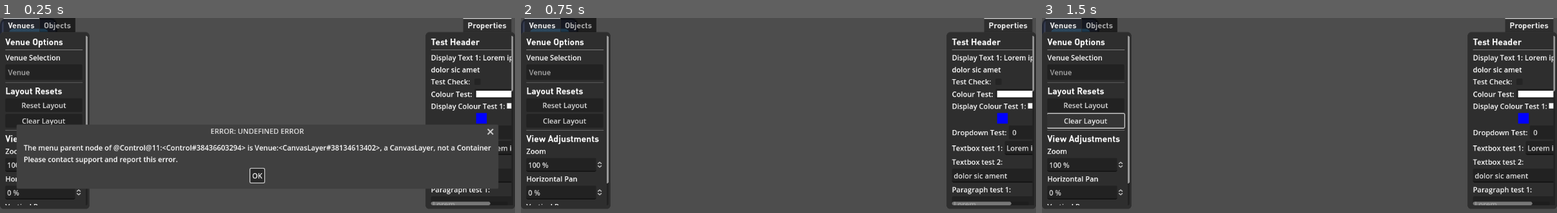
Above: before the commit, frames 1-3 (left to right).
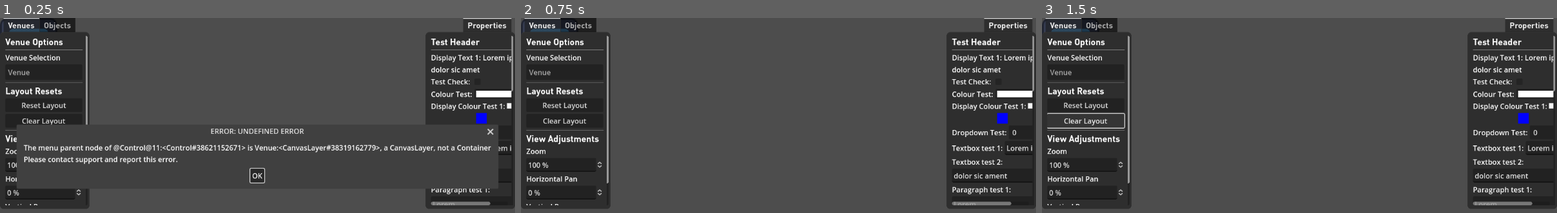
Above: after the commit, the same moments.

Repository: NeptunesOrca/Barcino
Game: Godot game, scene res://main.tscn
Same seed, same stepped clock (60 frames per second), same inputs: the game is played once before the commit and once after it. The project has no main scene, so this scene is started directly. The engine's default icon, where the game draws it, is replaced by a stand-in: a white triangle on a blue panel in a dark square.
Inputs:
- Up to frame 1 (0.25 s): no input
- Up to frame 2 (0.75 s): click "OK" at 0.5 s
- Up to frame 3 (1.5 s): click "Clear Layout" at 1.25 s

The runs differ from the first frame. In frame 1, 0.3% of the frame differs, in the area x 39-73%, y 65-68%; in frame 2, nothing differs; in frame 3, nothing differs.

Commit message:
Added a better slider tick for the HSliders used in the menus

Diff:
--- a/UI/menu_style.tres
+++ b/UI/menu_style.tres
@@ -1,5 +1,6 @@
-[gd_resource type="Theme" load_steps=8 format=3 uid="uid://dqckf2al7eibk"]
+[gd_resource type="Theme" load_steps=9 format=3 uid="uid://dqckf2al7eibk"]
 
+[ext_resource type="Texture2D" uid="uid://d4anehsw130we" path="res://UI/SliderTick.png" id="1_h0brh"]
 [ext_resource type="FontFile" uid="uid://bowsbis0sxjed" path="res://UI/DINPro-Bold.otf" id="1_rblmr"]
 [ext_resource type="StyleBox" uid="uid://b35u46xj8edbi" path="res://UI/half_scroll_slider_stylebox.tres" id="2_8e1ig"]
 [ext_resource type="StyleBox" uid="uid://brp7wv4y0upbh" path="res://UI/half_scroll_right_channel.tres" id="3_g05pr"]
@@ -31,6 +32,7 @@
 
 [resource]
 HSeparator/constants/separation = 3
+HSlider/icons/tick = ExtResource("1_h0brh")
 ScrollContainer/styles/panel = SubResource("StyleBoxFlat_7xy0w")
 TabContainer/constants/side_margin = 8
 TabContainer/font_sizes/font_size = 18
Binary file added: UI/SliderTick.png
Not shown, added: UI/SliderTick.png.import
